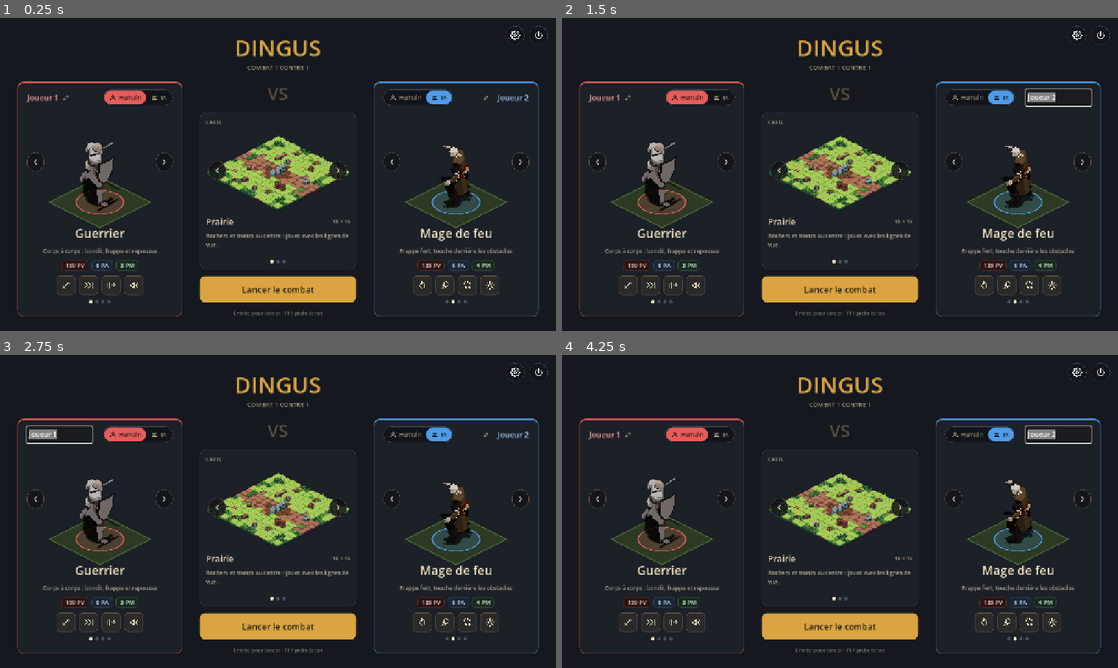
Above: before the commit, frames 1-4 (two rows, left to right).
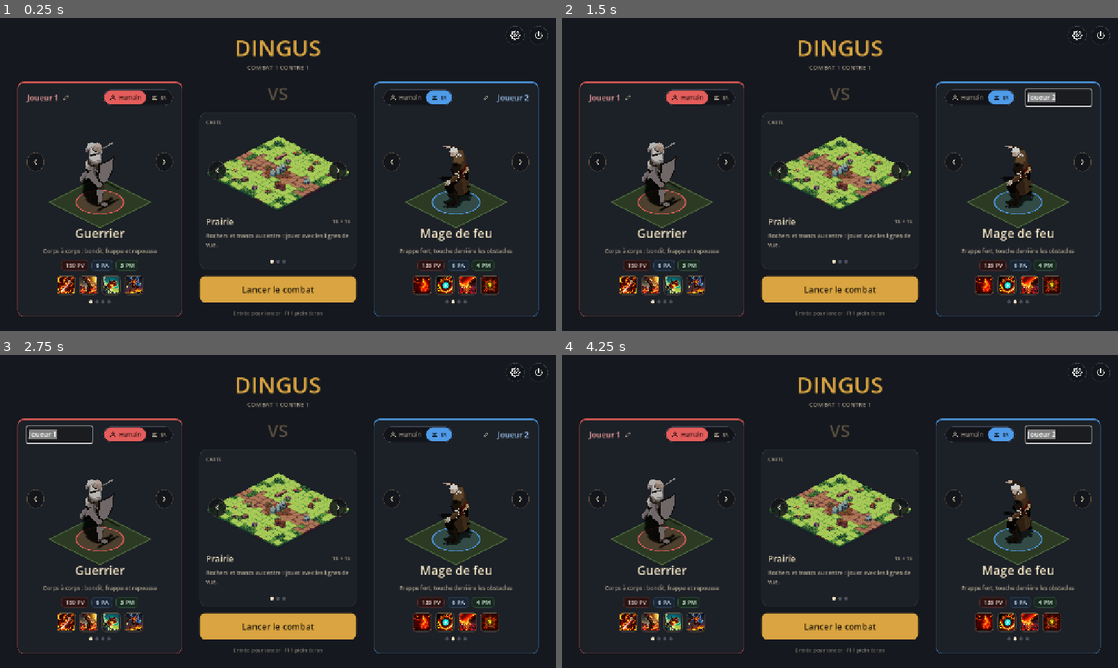
Above: after the commit, the same moments.

Repository: GuenotF/Dingus
Game: Godot game, scene res://scenes/menu.tscn
Two runs of this game, one before a commit and one after it. Both use one fixed random seed, a clock stepped at 60 frames per second and the inputs below.
Inputs (mouse positions are in pixels of both pictures, inside the frame that each line leads up to):
- Up to frame 1 (0.25 s): no input
- Up to frame 2 (1.5 s): click (628, 96) at 0.52 s; click (1051, 96) at 1.25 s
- Up to frame 3 (2.75 s): click (66, 433) at 2 s
- Up to frame 4 (4.25 s): click (1051, 433) at 2.75 s; click "Humain" at 3.5 s

The runs differ from the first frame. In frame 1, 1.2% of the frame differs, in the area x 10-90%, y 82-88%; in frame 2, 1.2%; in frame 3, 1.2%; in frame 4, 1.2%.

Commit message:
Icônes de sorts peintes (pack Icons) à la place des SVG
Les 16 sorts utilisent des PNG 96 px en couleur ; HUD : plein éclat si
lançable, assombri sinon ; menu : icône agrandie sans teinte.

Co-Authored-By: Claude Sonnet 5.5 <noreply@anthropic.com>
Claude-Session: https://claude.ai/code/session_016TqoMGpG5jku75qaKDTUnG

Diff:
--- a/assets/ui/spells/archer_entravante.svg
+++ /dev/null
@@ -1 +0,0 @@
-<svg xmlns="http://www.w3.org/2000/svg" width="96" height="96" viewBox="0 0 24 24" fill="none" stroke="#ffffff" stroke-width="1.8" stroke-linecap="round" stroke-linejoin="round"><path d="M3 17L14 6"/><path d="M9 6h5v5"/><path d="M18 14v8M14.5 16l7 4M21.5 16l-7 4"/></svg>
--- a/assets/ui/spells/archer_fleche.svg
+++ /dev/null
@@ -1 +0,0 @@
-<svg xmlns="http://www.w3.org/2000/svg" width="96" height="96" viewBox="0 0 24 24" fill="none" stroke="#ffffff" stroke-width="1.8" stroke-linecap="round" stroke-linejoin="round"><path d="M4 20L19 5"/><path d="M13 5h6v6"/><path d="M4 20l1.5-4.5M4 20l4.5-1.5"/></svg>
--- a/assets/ui/spells/archer_recul.svg
+++ /dev/null
@@ -1 +0,0 @@
-<svg xmlns="http://www.w3.org/2000/svg" width="96" height="96" viewBox="0 0 24 24" fill="none" stroke="#ffffff" stroke-width="1.8" stroke-linecap="round" stroke-linejoin="round"><path d="M3 12h14"/><path d="M13 7l5 5-5 5"/><path d="M21 6v12"/></svg>
--- a/assets/ui/spells/archer_roulade.svg
+++ /dev/null
@@ -1 +0,0 @@
-<svg xmlns="http://www.w3.org/2000/svg" width="96" height="96" viewBox="0 0 24 24" fill="none" stroke="#ffffff" stroke-width="1.8" stroke-linecap="round" stroke-linejoin="round"><path d="M20 12a8 8 0 1 1-2.6-5.9"/><path d="M18 2.5v4h-4"/></svg>
--- a/assets/ui/spells/chevalier_chaine.svg
+++ /dev/null
@@ -1 +0,0 @@
-<svg xmlns="http://www.w3.org/2000/svg" width="96" height="96" viewBox="0 0 24 24" fill="none" stroke="#ffffff" stroke-width="1.8" stroke-linecap="round" stroke-linejoin="round"><rect x="2.5" y="9" width="11" height="6" rx="3" transform="rotate(-35 8 12)"/><rect x="10.5" y="9" width="11" height="6" rx="3" transform="rotate(-35 16 12)"/></svg>
--- a/assets/ui/spells/chevalier_lame.svg
+++ /dev/null
@@ -1 +0,0 @@
-<svg xmlns="http://www.w3.org/2000/svg" width="96" height="96" viewBox="0 0 24 24" fill="none" stroke="#ffffff" stroke-width="1.8" stroke-linecap="round" stroke-linejoin="round"><path d="M4 4l9 9"/><path d="M4 4v4M4 4h4"/><path d="M10 17l6-6"/><path d="M15 16l4 4"/><path d="M19 3c1.6 1.9 2.4 2.8 2.4 3.9a2.4 2.4 0 0 1-4.8 0c0-1.1.8-2 2.4-3.9z"/></svg>
--- a/assets/ui/spells/chevalier_malediction.svg
+++ /dev/null
@@ -1 +0,0 @@
-<svg xmlns="http://www.w3.org/2000/svg" width="96" height="96" viewBox="0 0 24 24" fill="none" stroke="#ffffff" stroke-width="1.8" stroke-linecap="round" stroke-linejoin="round"><path d="M12 3a7 7 0 0 0-4 12.7V19h8v-3.7A7 7 0 0 0 12 3z"/><path d="M9.5 11.5h.01M14.5 11.5h.01" stroke-width="2.8"/><path d="M10.5 19v2M13.5 19v2"/></svg>
--- a/assets/ui/spells/chevalier_pacte.svg
+++ /dev/null
@@ -1 +0,0 @@
-<svg xmlns="http://www.w3.org/2000/svg" width="96" height="96" viewBox="0 0 24 24" fill="none" stroke="#ffffff" stroke-width="1.8" stroke-linecap="round" stroke-linejoin="round"><path d="M12 3c3.5 4.2 5.5 6.6 5.5 9.5a5.5 5.5 0 0 1-11 0C6.5 9.6 8.5 7.2 12 3z"/><path d="M12 11v5M9.5 13.5h5"/></svg>
--- a/assets/ui/spells/feu_boule.svg
+++ /dev/null
@@ -1 +0,0 @@
-<svg xmlns="http://www.w3.org/2000/svg" width="96" height="96" viewBox="0 0 24 24" fill="none" stroke="#ffffff" stroke-width="1.8" stroke-linecap="round" stroke-linejoin="round"><circle cx="15" cy="9" r="5"/><path d="M11 13l-7 7M8 11l-4 2M13 16l-2 4"/></svg>
--- a/assets/ui/spells/feu_flammeche.svg
+++ /dev/null
@@ -1 +0,0 @@
-<svg xmlns="http://www.w3.org/2000/svg" width="96" height="96" viewBox="0 0 24 24" fill="none" stroke="#ffffff" stroke-width="1.8" stroke-linecap="round" stroke-linejoin="round"><path d="M12 3c1 3 5 5 5 10a5 5 0 0 1-10 0c0-3 2-4 2-6 1 1 2 2 3 2 0-2-1-4 0-6z"/></svg>
--- a/assets/ui/spells/feu_nova.svg
+++ /dev/null
@@ -1 +0,0 @@
-<svg xmlns="http://www.w3.org/2000/svg" width="96" height="96" viewBox="0 0 24 24" fill="none" stroke="#ffffff" stroke-width="1.8" stroke-linecap="round" stroke-linejoin="round"><circle cx="12" cy="12" r="3"/><path d="M12 2v4M12 18v4M2 12h4M18 12h4M5 5l3 3M16 16l3 3M19 5l-3 3M8 16l-3 3"/></svg>
--- a/assets/ui/spells/feu_pluie.svg
+++ /dev/null
@@ -1 +0,0 @@
-<svg xmlns="http://www.w3.org/2000/svg" width="96" height="96" viewBox="0 0 24 24" fill="none" stroke="#ffffff" stroke-width="1.8" stroke-linecap="round" stroke-linejoin="round"><path d="M7 3l-2 5M13 3l-2 5M19 3l-2 5"/><path d="M6 18c0-2 2-3 2-4.5 1 1 2.5 2 2.5 4.5a2.25 2.25 0 0 1-4.5 0z"/><path d="M14 18c0-2 2-3 2-4.5 1 1 2.5 2 2.5 4.5a2.25 2.25 0 0 1-4.5 0z"/></svg>
--- a/assets/ui/spells/guerrier_charge.svg
+++ /dev/null
@@ -1 +0,0 @@
-<svg xmlns="http://www.w3.org/2000/svg" width="96" height="96" viewBox="0 0 24 24" fill="none" stroke="#ffffff" stroke-width="1.8" stroke-linecap="round" stroke-linejoin="round"><path d="M3 6l6 6-6 6"/><path d="M11 6l6 6-6 6"/><path d="M21 5v14"/></svg>
--- a/assets/ui/spells/guerrier_coup_epee.svg
+++ /dev/null
@@ -1 +0,0 @@
-<svg xmlns="http://www.w3.org/2000/svg" width="96" height="96" viewBox="0 0 24 24" fill="none" stroke="#ffffff" stroke-width="1.8" stroke-linecap="round" stroke-linejoin="round"><path d="M19 5L8 16"/><path d="M15 5h4v4"/><path d="M5 13l6 6"/><path d="M4 20l3-3"/></svg>
--- a/assets/ui/spells/guerrier_cri.svg
+++ /dev/null
@@ -1 +0,0 @@
-<svg xmlns="http://www.w3.org/2000/svg" width="96" height="96" viewBox="0 0 24 24" fill="none" stroke="#ffffff" stroke-width="1.8" stroke-linecap="round" stroke-linejoin="round"><path d="M4 10v4h4l5 4V6L8 10z"/><path d="M16.5 9a4 4 0 0 1 0 6"/><path d="M19 6a8 8 0 0 1 0 12"/></svg>
--- a/assets/ui/spells/guerrier_repousser.svg
+++ /dev/null
@@ -1 +0,0 @@
-<svg xmlns="http://www.w3.org/2000/svg" width="96" height="96" viewBox="0 0 24 24" fill="none" stroke="#ffffff" stroke-width="1.8" stroke-linecap="round" stroke-linejoin="round"><path d="M8 5v14"/><path d="M12 12h9"/><path d="M17 8l4 4-4 4"/><path d="M4 8v8"/></svg>
--- a/data/spells/archer_entravante.tres
+++ b/data/spells/archer_entravante.tres
@@ -1,7 +1,7 @@
 [gd_resource type="Resource" script_class="SpellData" format=3]
 
 [ext_resource type="Script" path="res://scripts/core/effect_data.gd" id="1_dk7eq"]
-[ext_resource type="Texture2D" path="res://assets/ui/spells/archer_entravante.svg" id="2_ebrgf"]
+[ext_resource type="Texture2D" path="res://assets/ui/spells/archer_entravante.png" id="2_ebrgf"]
 [ext_resource type="Resource" path="res://data/effects/ice_burst.tres" id="2_lkdjj"]
 [ext_resource type="Resource" path="res://data/effects/arrow.tres" id="3_ebrgf"]
 [ext_resource type="Script" path="res://scripts/core/spell_data.gd" id="4_3re8a"]
--- a/data/spells/archer_fleche.tres
+++ b/data/spells/archer_fleche.tres
@@ -2,7 +2,7 @@
 
 [ext_resource type="Script" path="res://scripts/core/effect_data.gd" id="1_0foqw"]
 [ext_resource type="Resource" path="res://data/effects/arrow.tres" id="2_ccp5h"]
-[ext_resource type="Texture2D" path="res://assets/ui/spells/archer_fleche.svg" id="2_uhv76"]
+[ext_resource type="Texture2D" path="res://assets/ui/spells/archer_fleche.png" id="2_uhv76"]
 [ext_resource type="Script" path="res://scripts/core/spell_data.gd" id="3_uhv76"]
 
 [sub_resource type="Resource" id="Resource_crgk3"]
--- a/data/spells/archer_recul.tres
+++ b/data/spells/archer_recul.tres
@@ -2,7 +2,7 @@
 
 [ext_resource type="Script" path="res://scripts/core/effect_data.gd" id="1_85urg"]
 [ext_resource type="Resource" path="res://data/effects/arrow.tres" id="2_jn1qu"]
-[ext_resource type="Texture2D" path="res://assets/ui/spells/archer_recul.svg" id="2_t6kop"]
+[ext_resource type="Texture2D" path="res://assets/ui/spells/archer_recul.png" id="2_t6kop"]
 [ext_resource type="Script" path="res://scripts/core/spell_data.gd" id="3_t6kop"]
 
 [sub_resource type="Resource" id="Resource_jxudg"]
--- a/data/spells/archer_roulade.tres
+++ b/data/spells/archer_roulade.tres
@@ -2,7 +2,7 @@
 
 [ext_resource type="Script" path="res://scripts/core/effect_data.gd" id="1_0y07n"]
 [ext_resource type="Script" path="res://scripts/core/spell_data.gd" id="2_gjro2"]
-[ext_resource type="Texture2D" path="res://assets/ui/spells/archer_roulade.svg" id="2_l04ik"]
+[ext_resource type="Texture2D" path="res://assets/ui/spells/archer_roulade.png" id="2_l04ik"]
 
 [sub_resource type="Resource" id="Resource_l04ik"]
 script = ExtResource("1_0y07n")
--- a/data/spells/chevalier_chaine.tres
+++ b/data/spells/chevalier_chaine.tres
@@ -2,7 +2,7 @@
 
 [ext_resource type="Script" path="res://scripts/core/effect_data.gd" id="1_eff"]
 [ext_resource type="Script" path="res://scripts/core/spell_data.gd" id="2_spl"]
-[ext_resource type="Texture2D" path="res://assets/ui/spells/chevalier_chaine.svg" id="3_ico"]
+[ext_resource type="Texture2D" path="res://assets/ui/spells/chevalier_chaine.png" id="3_ico"]
 [ext_resource type="Resource" path="res://data/effects/death_spell.tres" id="4_prj"]
 
 [sub_resource type="Resource" id="e0"]
--- a/data/spells/chevalier_lame.tres
+++ b/data/spells/chevalier_lame.tres
@@ -2,7 +2,7 @@
 
 [ext_resource type="Script" path="res://scripts/core/effect_data.gd" id="1_eff"]
 [ext_resource type="Script" path="res://scripts/core/spell_data.gd" id="2_spl"]
-[ext_resource type="Texture2D" path="res://assets/ui/spells/chevalier_lame.svg" id="3_ico"]
+[ext_resource type="Texture2D" path="res://assets/ui/spells/chevalier_lame.png" id="3_ico"]
 
 [sub_resource type="Resource" id="e0"]
 script = ExtResource("1_eff")
--- a/data/spells/chevalier_malediction.tres
+++ b/data/spells/chevalier_malediction.tres
@@ -2,7 +2,7 @@
 
 [ext_resource type="Script" path="res://scripts/core/effect_data.gd" id="1_eff"]
 [ext_resource type="Script" path="res://scripts/core/spell_data.gd" id="2_spl"]
-[ext_resource type="Texture2D" path="res://assets/ui/spells/chevalier_malediction.svg" id="3_ico"]
+[ext_resource type="Texture2D" path="res://assets/ui/spells/chevalier_malediction.png" id="3_ico"]
 [ext_resource type="Resource" path="res://data/effects/death_burst.tres" id="5_imp"]
 
 [sub_resource type="Resource" id="e0"]
--- a/data/spells/chevalier_pacte.tres
+++ b/data/spells/chevalier_pacte.tres
@@ -2,7 +2,7 @@
 
 [ext_resource type="Script" path="res://scripts/core/effect_data.gd" id="1_eff"]
 [ext_resource type="Script" path="res://scripts/core/spell_data.gd" id="2_spl"]
-[ext_resource type="Texture2D" path="res://assets/ui/spells/chevalier_pacte.svg" id="3_ico"]
+[ext_resource type="Texture2D" path="res://assets/ui/spells/chevalier_pacte.png" id="3_ico"]
 [ext_resource type="Resource" path="res://data/effects/death_burst.tres" id="5_imp"]
 
 [sub_resource type="Resource" id="e0"]
--- a/data/spells/feu_boule.tres
+++ b/data/spells/feu_boule.tres
@@ -2,7 +2,7 @@
 
 [ext_resource type="Script" path="res://scripts/core/effect_data.gd" id="1_qabvr"]
 [ext_resource type="Resource" path="res://data/effects/fire_burst.tres" id="2_2tl1i"]
-[ext_resource type="Texture2D" path="res://assets/ui/spells/feu_boule.svg" id="2_gqbx0"]
+[ext_resource type="Texture2D" path="res://assets/ui/spells/feu_boule.png" id="2_gqbx0"]
 [ext_resource type="Resource" path="res://data/effects/fire_ball.tres" id="3_gqbx0"]
 [ext_resource type="Script" path="res://scripts/core/spell_data.gd" id="4_yfwpc"]
 
--- a/data/spells/feu_flammeche.tres
+++ b/data/spells/feu_flammeche.tres
@@ -2,7 +2,7 @@
 
 [ext_resource type="Script" path="res://scripts/core/effect_data.gd" id="1_oihp2"]
 [ext_resource type="Resource" path="res://data/effects/fire_bolt.tres" id="2_fsuth"]
-[ext_resource type="Texture2D" path="res://assets/ui/spells/feu_flammeche.svg" id="2_rnkk7"]
+[ext_resource type="Texture2D" path="res://assets/ui/spells/feu_flammeche.png" id="2_rnkk7"]
 [ext_resource type="Script" path="res://scripts/core/spell_data.gd" id="3_rnkk7"]
 
 [sub_resource type="Resource" id="Resource_4srsn"]
--- a/data/spells/feu_nova.tres
+++ b/data/spells/feu_nova.tres
@@ -1,7 +1,7 @@
 [gd_resource type="Resource" script_class="SpellData" format=3]
 
 [ext_resource type="Script" path="res://scripts/core/effect_data.gd" id="1_i3452"]
-[ext_resource type="Texture2D" path="res://assets/ui/spells/feu_nova.svg" id="2_vv1uv"]
+[ext_resource type="Texture2D" path="res://assets/ui/spells/feu_nova.png" id="2_vv1uv"]
 [ext_resource type="Resource" path="res://data/effects/fire_zone.tres" id="2_wun8c"]
 [ext_resource type="Script" path="res://scripts/core/spell_data.gd" id="3_vv1uv"]
 
--- a/data/spells/feu_pluie.tres
+++ b/data/spells/feu_pluie.tres
@@ -1,7 +1,7 @@
 [gd_resource type="Resource" script_class="SpellData" format=3]
 
 [ext_resource type="Script" path="res://scripts/core/effect_data.gd" id="1_2qkjf"]
-[ext_resource type="Texture2D" path="res://assets/ui/spells/feu_pluie.svg" id="2_v5l18"]
+[ext_resource type="Texture2D" path="res://assets/ui/spells/feu_pluie.png" id="2_v5l18"]
 [ext_resource type="Resource" path="res://data/effects/fire_zone.tres" id="2_x5etm"]
 [ext_resource type="Script" path="res://scripts/core/spell_data.gd" id="3_v5l18"]
 
--- a/data/spells/guerrier_charge.tres
+++ b/data/spells/guerrier_charge.tres
@@ -1,7 +1,7 @@
 [gd_resource type="Resource" script_class="SpellData" format=3]
 
 [ext_resource type="Script" path="res://scripts/core/effect_data.gd" id="1_86r4d"]
-[ext_resource type="Texture2D" path="res://assets/ui/spells/guerrier_charge.svg" id="2_5xna7"]
+[ext_resource type="Texture2D" path="res://assets/ui/spells/guerrier_charge.png" id="2_5xna7"]
 [ext_resource type="Script" path="res://scripts/core/spell_data.gd" id="2_6x3r5"]
 
 [sub_resource type="Resource" id="Resource_5xna7"]
--- a/data/spells/guerrier_coup_epee.tres
+++ b/data/spells/guerrier_coup_epee.tres
@@ -2,7 +2,7 @@
 
 [ext_resource type="Script" path="res://scripts/core/effect_data.gd" id="1_jvyc3"]
 [ext_resource type="Script" path="res://scripts/core/spell_data.gd" id="2_jiojc"]
-[ext_resource type="Texture2D" path="res://assets/ui/spells/guerrier_coup_epee.svg" id="2_s7mkm"]
+[ext_resource type="Texture2D" path="res://assets/ui/spells/guerrier_coup_epee.png" id="2_s7mkm"]
 
 [sub_resource type="Resource" id="Resource_s7mkm"]
 script = ExtResource("1_jvyc3")
--- a/data/spells/guerrier_cri.tres
+++ b/data/spells/guerrier_cri.tres
@@ -2,7 +2,7 @@
 
 [ext_resource type="Script" path="res://scripts/core/effect_data.gd" id="1_tru6t"]
 [ext_resource type="Script" path="res://scripts/core/spell_data.gd" id="2_i3d8t"]
-[ext_resource type="Texture2D" path="res://assets/ui/spells/guerrier_cri.svg" id="2_mktjh"]
+[ext_resource type="Texture2D" path="res://assets/ui/spells/guerrier_cri.png" id="2_mktjh"]
 
 [sub_resource type="Resource" id="Resource_mktjh"]
 script = ExtResource("1_tru6t")
--- a/data/spells/guerrier_repousser.tres
+++ b/data/spells/guerrier_repousser.tres
@@ -1,7 +1,7 @@
 [gd_resource type="Resource" script_class="SpellData" format=3]
 
 [ext_resource type="Script" path="res://scripts/core/effect_data.gd" id="1_jm5op"]
-[ext_resource type="Texture2D" path="res://assets/ui/spells/guerrier_repousser.svg" id="2_2wkwi"]
+[ext_resource type="Texture2D" path="res://assets/ui/spells/guerrier_repousser.png" id="2_2wkwi"]
 [ext_resource type="Script" path="res://scripts/core/spell_data.gd" id="2_ap341"]
 
 [sub_resource type="Resource" id="Resource_2wkwi"]
--- a/scripts/menu.gd
+++ b/scripts/menu.gd
@@ -578,15 +578,14 @@
 		sb.border_color = Color("5a5040")
 		sb.set_border_width_all(1)
 		sb.set_corner_radius_all(8)
-		sb.set_content_margin_all(10)
+		sb.set_content_margin_all(3)
 		p.add_theme_stylebox_override("panel", sb)
 		if spell.icon:
 			var t := TextureRect.new()
 			t.texture = spell.icon
 			t.expand_mode = TextureRect.EXPAND_IGNORE_SIZE
 			t.stretch_mode = TextureRect.STRETCH_KEEP_ASPECT_CENTERED
-			t.custom_minimum_size = Vector2(24, 24)
-			t.modulate = Color("f1e3c2")
+			t.custom_minimum_size = Vector2(38, 38)
 			t.mouse_filter = Control.MOUSE_FILTER_IGNORE
 			p.add_child(t)
 		else:
--- a/scripts/view/hud_widgets.gd
+++ b/scripts/view/hud_widgets.gd
@@ -236,8 +236,9 @@
 		# Icône (ou initiales si le sort n'en a pas)
 		var tint := Color("f1e3c2") if usable() else Color("6d695f")
 		if spell.icon:
-			var icon_size := Vector2(36, 36)
-			draw_texture_rect(spell.icon, Rect2((size - icon_size) * 0.5, icon_size), false, tint)
+			var icon_size := Vector2(40, 40)
+			var icon_tint := Color.WHITE if usable() else Color(0.38, 0.38, 0.4)
+			draw_texture_rect(spell.icon, Rect2((size - icon_size) * 0.5, icon_size), false, icon_tint)
 		else:
 			var initials := spell.spell_name.substr(0, 2)
 			HudWidgets.draw_text_centered(self, size * 0.5, initials, 20, tint)
Binary file added: assets/ui/spells/archer_entravante.png
Not shown, added: assets/ui/spells/archer_entravante.png.import
Not shown, removed: assets/ui/spells/archer_entravante.svg.import
Binary file added: assets/ui/spells/archer_fleche.png
Not shown, added: assets/ui/spells/archer_fleche.png.import
Not shown, removed: assets/ui/spells/archer_fleche.svg.import
Binary file added: assets/ui/spells/archer_recul.png
Not shown, added: assets/ui/spells/archer_recul.png.import
Not shown, removed: assets/ui/spells/archer_recul.svg.import
Binary file added: assets/ui/spells/archer_roulade.png
Not shown, added: assets/ui/spells/archer_roulade.png.import
Not shown, removed: assets/ui/spells/archer_roulade.svg.import
(and 36 more such lines)
